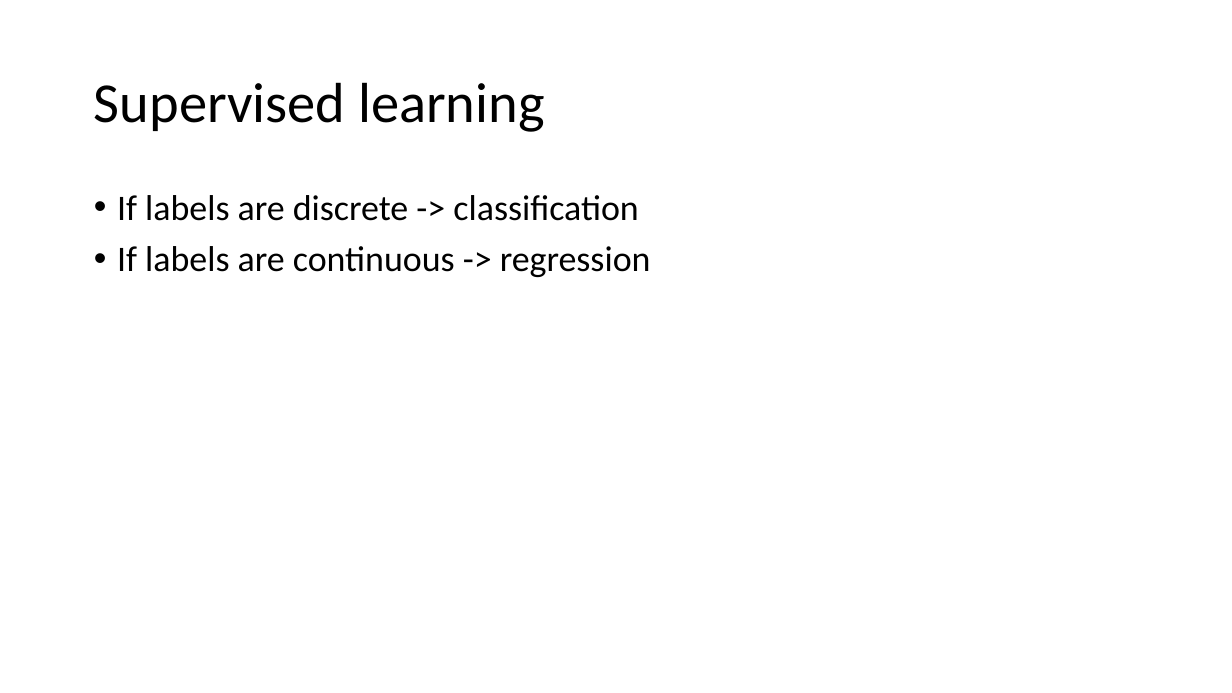
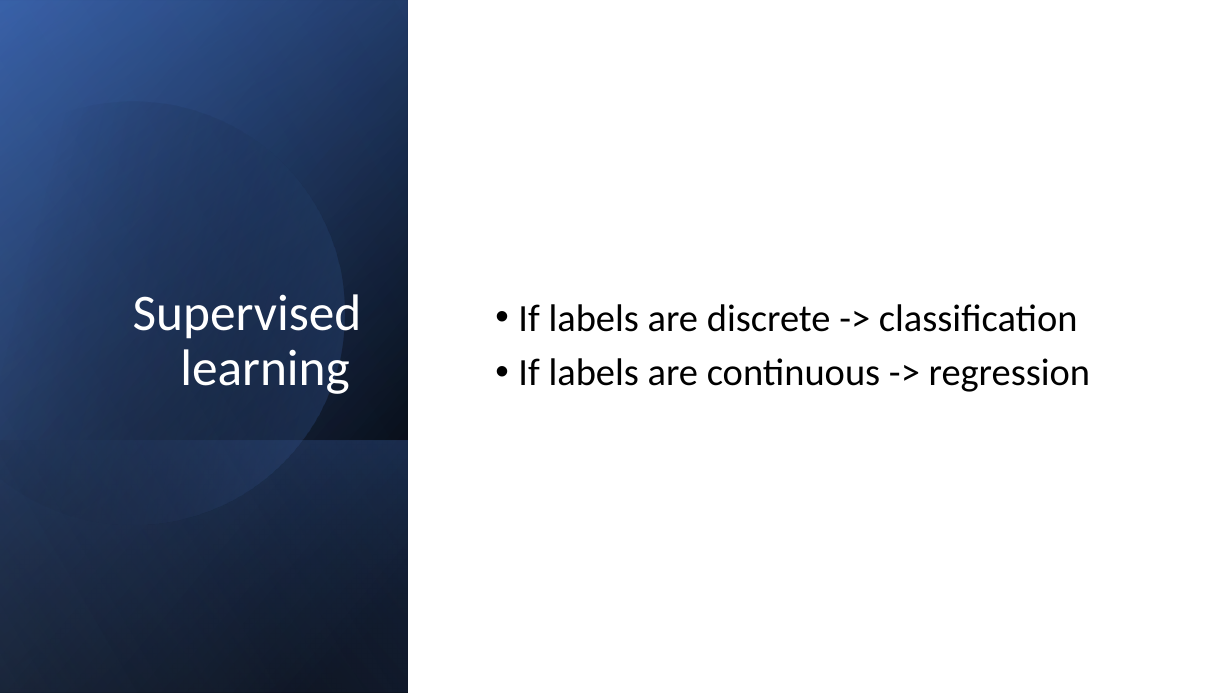
Before and after one commit to ggerlach1/BIOF085, a slide deck: slide 9 of workshop_documents/ML_slides.pptx. Drawn at 1232x693 pixels with LibreOffice and Linux fonts; fonts in the diff are those of the drawing. Boxes give left, top, right and bottom in pixels: in the first picture for what was removed or moved away, otherwise in the second. Text is boxed around its words. In the diff, an @@ line names an element or a change of style, - is before the commit and + after.

```diff
--- a/workshop_documents/ML_slides.pptx
+++ b/workshop_documents/ML_slides.pptx
@@ rectangle added at box(0, 0, 1232, 693), fill #FFFFFF @@
@@ rectangle added at box(0, 0, 409, 693), fill gradient #000000 to #2F5597 @@
@@ rectangle added at box(0, 1, 409, 693), fill gradient #000000 to #4472C4 @@
@@ rectangle added at box(0, 0, 409, 692), fill gradient #000000 to #8FAADC @@
@@ freeform shape added at box(0, 52, 395, 567), fill gradient #000000 to #4472C4 @@
@@ title "Supervised learning": place and size @@
-title "Supervised learning" at box(94, 82, 544, 132)
+title "Supervised learning" at box(133, 294, 362, 394)
@@ title "Supervised learning" at box(133, 294, 362, 394): size 44 to 40 pt, text colour #000000 to #FFFFFF; alignment left to right; vertical alignment middle to bottom @@
@@ text "If labels are discrete -> ...": place and size @@
-text "If labels are discrete -> ..." at box(117, 195, 651, 277)
+text "If labels are discrete -> ..." at box(518, 304, 1090, 392)
@@ text "If labels are discrete -> ..." at box(518, 304, 1090, 392): size 28 to 30 pt; vertical alignment top to middle @@
@@ rectangle added at box(0, 440, 409, 693), fill gradient #4472C4 to #000000 @@
```
Also in this commit, not shown: 11 other slides changed, 42 other files.
